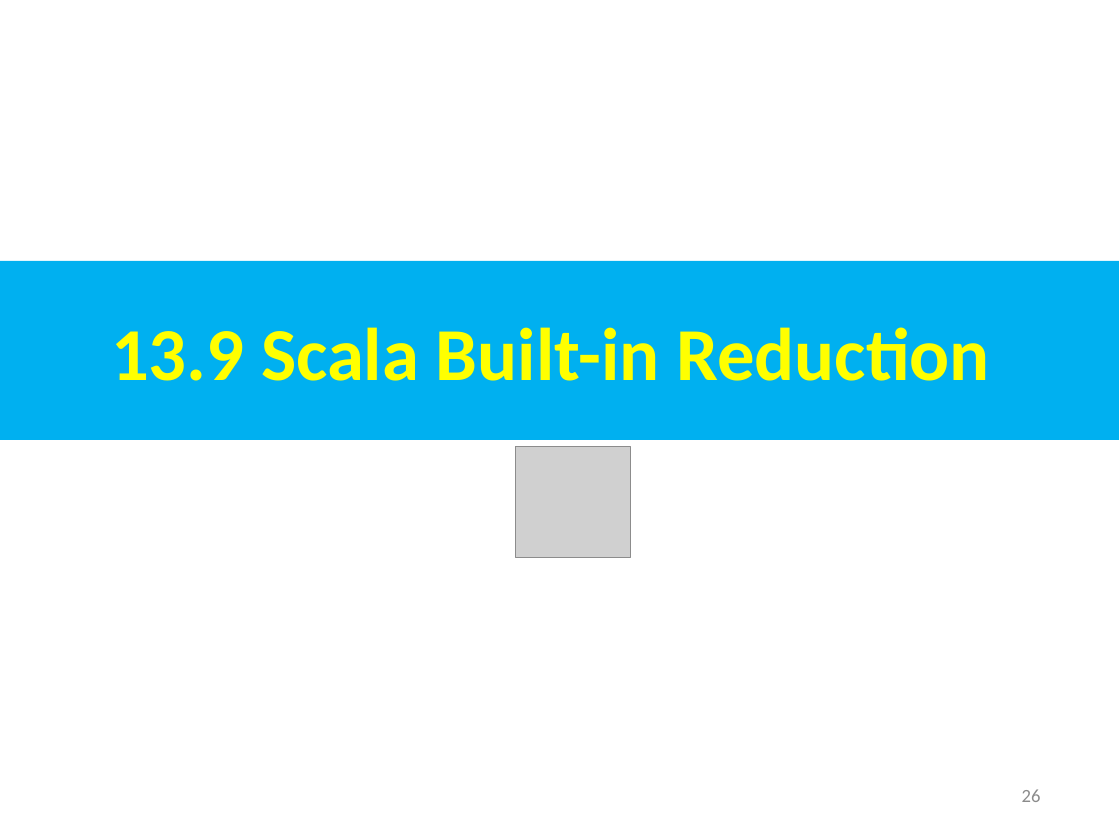
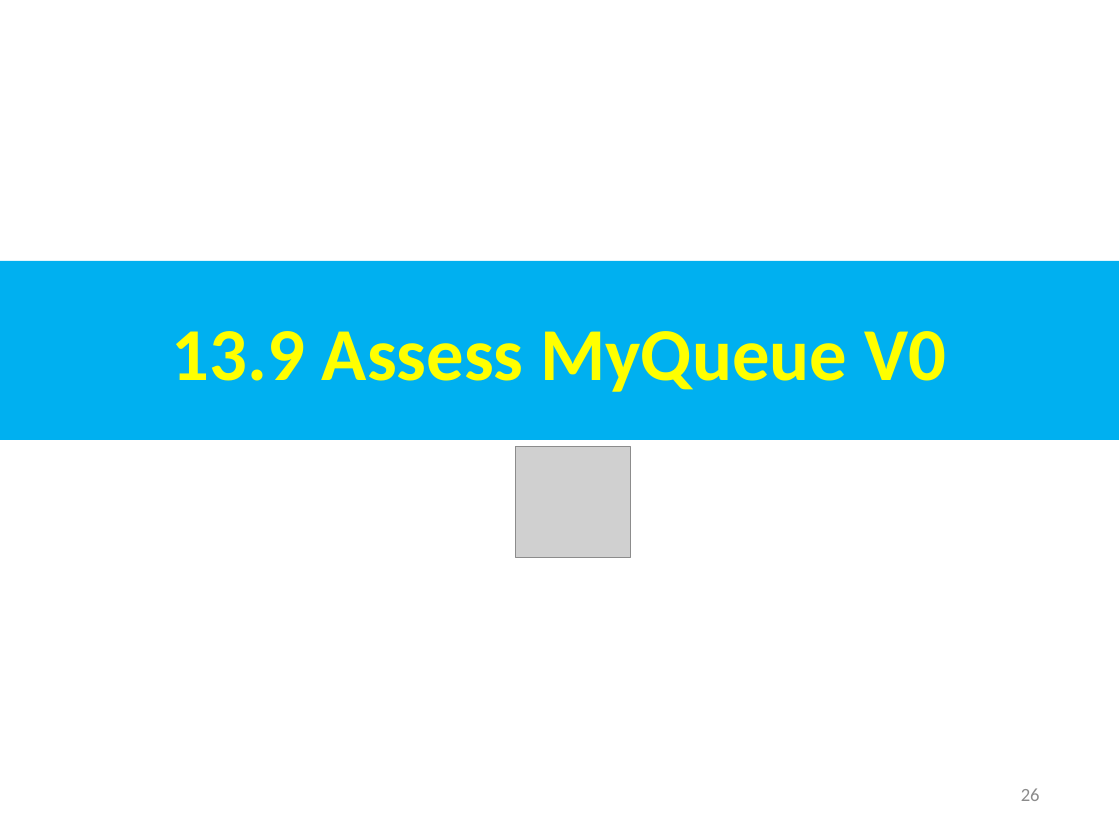
Before and after one commit to peterhchen/AIU_CS800_Chisel, a slide deck: slide 26 of 500_UCSC_HWD/013_Queue/001_Video/013.Queue.ppt. Drawn at 1120x840 pixels with LibreOffice and Linux fonts; fonts in the diff are those of the drawing; grey boxes stand for pictures. Boxes give left, top, right and bottom in pixels: in the first picture for what was removed or moved away, otherwise in the second. Text is boxed around its words. In the diff, an @@ line names an element or a change of style, - is before the commit and + after.

```diff
--- a/500_UCSC_HWD/013_Queue/001_Video/013.Queue.ppt
+++ b/500_UCSC_HWD/013_Queue/001_Video/013.Queue.ppt
@@ text in rectangle at (172, 331, 946, 392): text changed @@
-13.9 Scala Built-in Reduction
+13.9 Assess MyQueue V0
```
Also in this commit, not shown: 20 other slides changed, 7 slides added, 30 slides removed.
